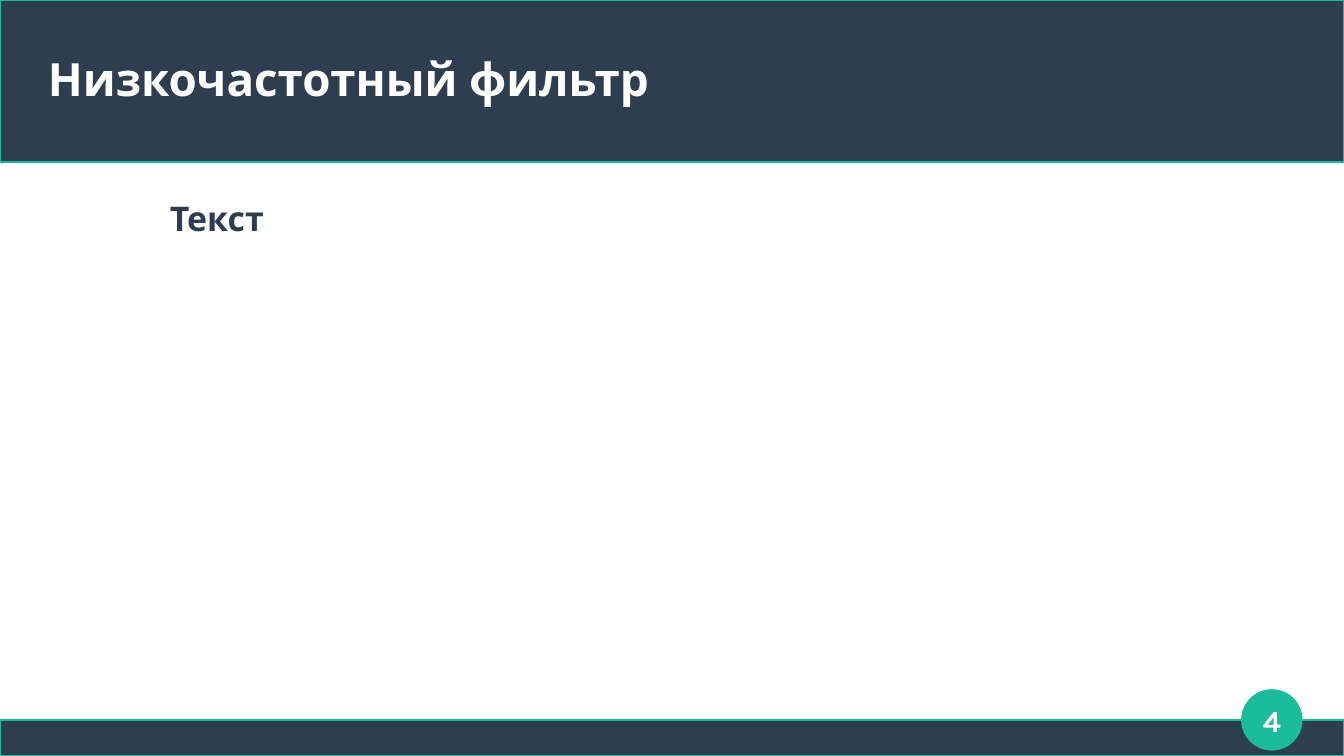
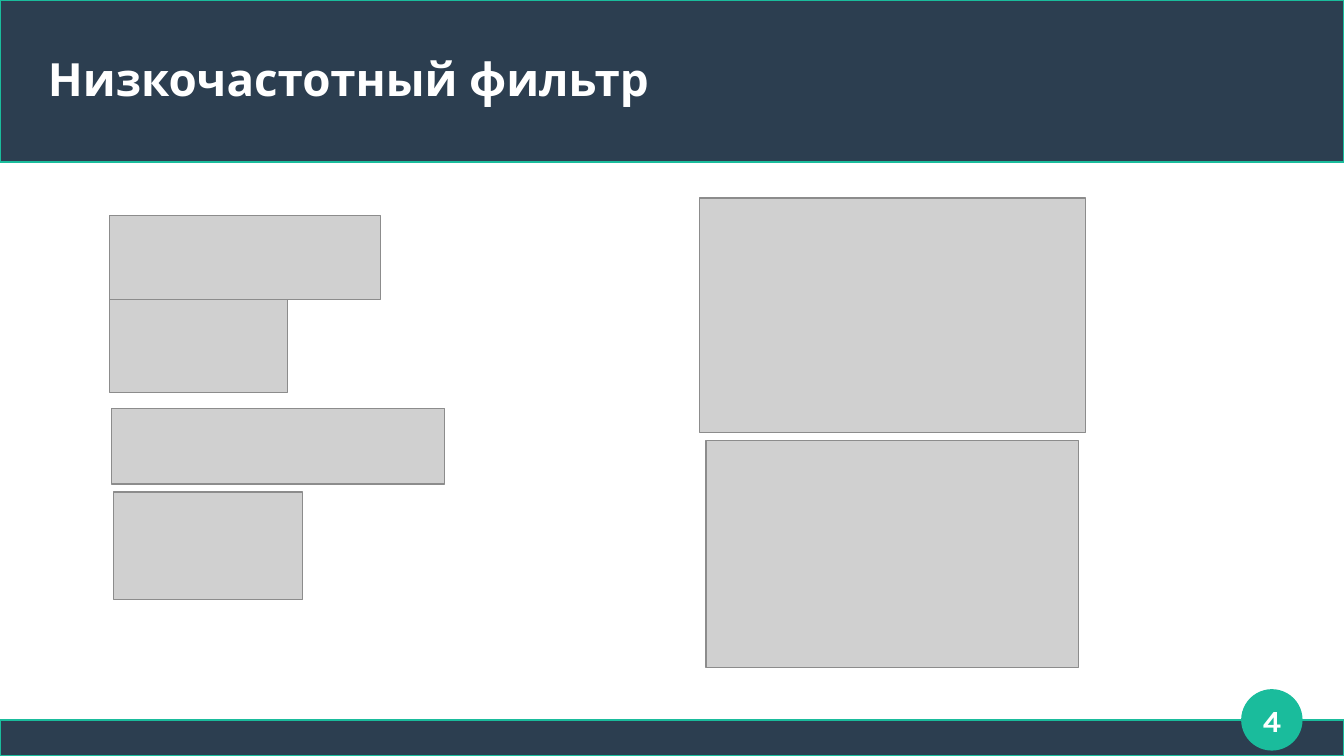
Before and after one commit to AndreyKaranik/iu9-education, a slide deck: slide 4 of course-work-7/presentation.odp. Drawn at 1344x756 pixels with LibreOffice and Linux fonts; fonts in the diff are those of the drawing; grey boxes stand for pictures. Boxes give left, top, right and bottom in pixels: in the first picture for what was removed or moved away, otherwise in the second. Text is boxed around its words. In the diff, an @@ line names an element or a change of style, - is before the commit and + after.

```diff
--- a/course-work-7/presentation.odp
+++ b/course-work-7/presentation.odp
@@ text removed at (170, 206, 264, 232) @@
-Текст
@@ picture added at (700, 198, 1087, 432) @@
@@ picture added at (110, 216, 381, 300) @@
@@ picture added at (110, 300, 288, 393) @@
@@ picture added at (112, 409, 445, 484) @@
@@ picture added at (706, 440, 1079, 667) @@
@@ picture added at (113, 493, 302, 601) @@
```
Also in this commit, not shown: 6 other slides changed, 1 slide added, 1 slide removed, 5 other files.
